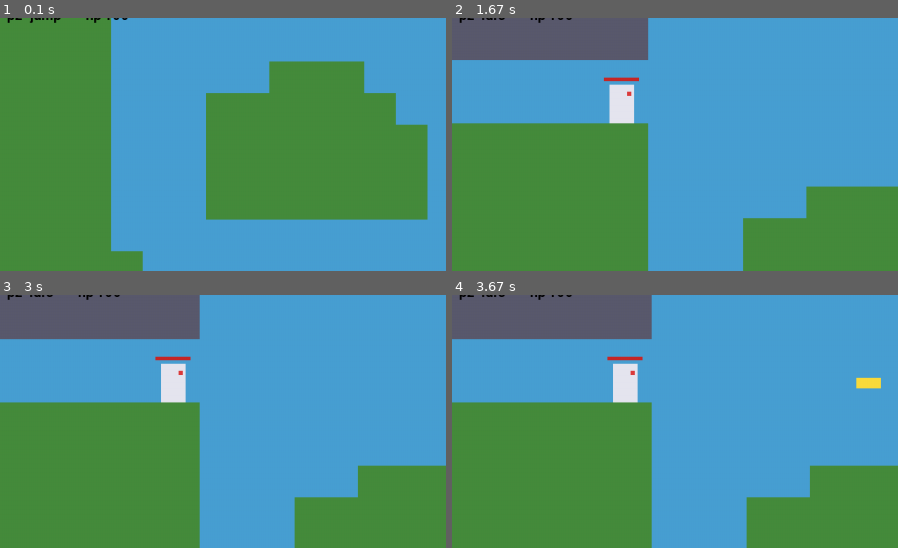
Above: before the commit, frames 1-4 (two rows, left to right).
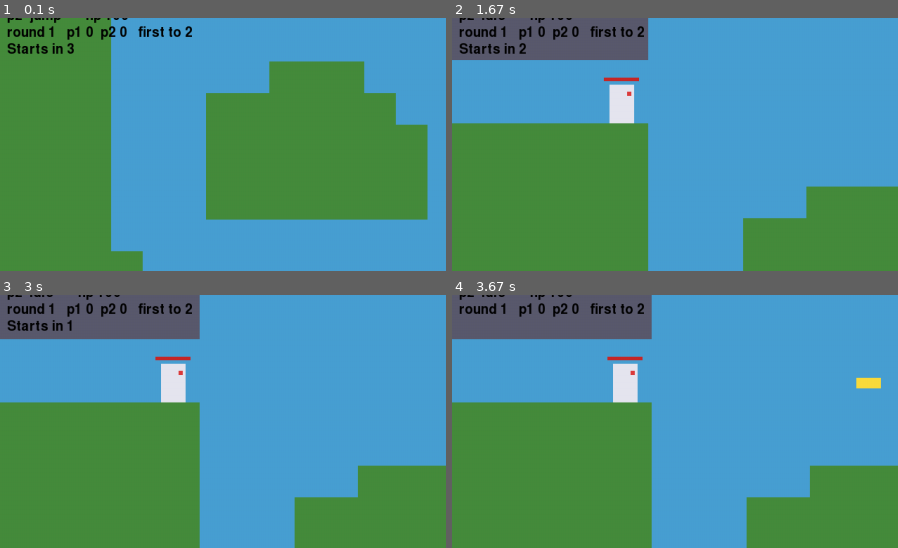
Above: after the commit, the same moments.

Repository: AymanOHM/project_gg
Game: pygame game, started from gg_client/__main__.py
Same seed, same stepped clock (60 frames per second), same inputs: the game is played once before the commit and once after it.
Inputs:
- Up to frame 1 (0.1 s): no input
- Up to frame 2 (1.67 s): no input
- Up to frame 3 (3 s): no input
- Up to frame 4 (3.67 s): tap Space at 3.4 s
The pictures show only the part of the screen within x 0-50%, y 10-60%; the shares and areas given below are measured in that part.

The runs differ from the first frame. In frame 1, 1.1% of the frame differs, in the area x 1-44%, y 3-15%; in frame 2, 1.1%; in frame 3, 1.1%; in frame 4, 0.7%.

Commit message:
feat(core): add Match with countdown, best-of-three scoring and level rotation (2.1)
Match wraps World and exposes the same step/snapshot calls, so World and
its v1 parity tests are unchanged. The debug client now plays a match.

Diff:
--- a/gg_client/__main__.py
+++ b/gg_client/__main__.py
@@ -2,7 +2,7 @@
 
 p1: A/D move, W jump, S fast fall, Space fire.
 p2: arrows move/jump/fast fall, Right Shift or / fire (numpad 4/6/8/5/0 also work).
-Enter starts a new round once one is over. Esc quits.
+A match is best of three. Enter starts a new match once one is over. Esc quits.
 
 The loop is async with one `await` per frame, which is what pygbag needs to run
 the same file in a browser.
@@ -14,7 +14,7 @@
 
 import pygame as pg
 
-from gg_core import PHASE_ROUND_OVER, FixedStep, World, load_level
+from gg_core import MATCH_OVER, FixedStep, Match, load_level
 
 from .debug_renderer import DebugRenderer
 from .keyboard import read_inputs
@@ -31,7 +31,7 @@
     level = load_level(LEVEL_PATH)
     renderer = DebugRenderer(screen)
     renderer.load_level(level)
-    world = World(level)
+    match = Match([level])
     fixed = FixedStep()
 
     frames = 0
@@ -40,18 +40,14 @@
             if event.type == pg.QUIT or (event.type == pg.KEYDOWN and event.key == pg.K_ESCAPE):
                 pg.quit()
                 return
-            if (
-                event.type == pg.KEYDOWN
-                and event.key == pg.K_RETURN
-                and world.phase == PHASE_ROUND_OVER
-            ):
-                world = World(level)
+            if event.type == pg.KEYDOWN and event.key == pg.K_RETURN and match.phase == MATCH_OVER:
+                match = Match([level])
 
         inputs = read_inputs(pg.key.get_pressed())
         for _ in range(fixed.advance(frame_timer.tick(60) / 1000)):
-            world.step(inputs)
+            match.step(inputs)
 
-        renderer.draw(world.snapshot(), fixed.alpha)
+        renderer.draw(match.snapshot(), fixed.alpha)
         pg.display.flip()
         frames += 1
         await asyncio.sleep(0)
--- a/gg_client/debug_renderer.py
+++ b/gg_client/debug_renderer.py
@@ -61,8 +61,17 @@
 
         lines = [f"tick {snapshot['tick']}"]
         lines += [f"{p['id']}  {p['action']:<10} hp {p['health']}" for p in players]
-        if snapshot["phase"] == "round_over":
-            result = f"{snapshot['winner']} wins" if snapshot["winner"] else "draw"
-            lines.append(f"Round over: {result}. Enter = new round, Esc = quit")
+        match = snapshot.get("match")  # absent when drawing a bare World
+        if match:
+            score = "  ".join(f"{pid} {won}" for pid, won in match["scores"].items())
+            lines.append(f"round {match['round']}   {score}   first to {match['rounds_to_win']}")
+            if match["phase"] == "countdown":
+                lines.append(f"Starts in {match['ticks_left'] // 60 + 1}")
+            elif match["phase"] == "round_over":
+                lines.append(f"Round to {snapshot['winner'] or 'nobody (draw)'}")
+            elif match["phase"] == "match_over":
+                lines.append(f"{match['winner']} wins the match. Enter = new match, Esc = quit")
+        elif snapshot["phase"] == "round_over":
+            lines.append(f"Round over: {snapshot['winner'] or 'draw'}")
         for i, line in enumerate(lines):
             screen.blit(self.font.render(line, True, (0, 0, 0)), (10, 10 + 24 * i))
--- a/gg_core/__init__.py
+++ b/gg_core/__init__.py
@@ -3,9 +3,14 @@
 from .clock import FixedStep
 from .inputs import NO_INPUT, PlayerInput
 from .level import Level, LevelError, load_level
+from .match import MATCH_COUNTDOWN, MATCH_OVER, MATCH_PLAYING, MATCH_ROUND_OVER, Match
 from .world import PHASE_PLAYING, PHASE_ROUND_OVER, SNAPSHOT_VERSION, World
 
 __all__ = [
+    "MATCH_COUNTDOWN",
+    "MATCH_OVER",
+    "MATCH_PLAYING",
+    "MATCH_ROUND_OVER",
     "NO_INPUT",
     "PHASE_PLAYING",
     "PHASE_ROUND_OVER",
@@ -13,6 +18,7 @@
     "FixedStep",
     "Level",
     "LevelError",
+    "Match",
     "PlayerInput",
     "World",
     "load_level",
--- /dev/null
+++ b/gg_core/match.py
@@ -0,0 +1,106 @@
+"""A match: several rounds on one or more levels, first to `rounds_to_win` wins.
+
+Match owns the flow around the rounds (countdown, pause after a round, score,
+level rotation) and leaves the rules to World. It has the same two calls as
+World, `step(inputs)` and `snapshot()`, so loops, renderers and the server can
+treat it the same way.
+"""
+
+from collections.abc import Mapping, Sequence
+
+from .constants import TICK_RATE
+from .inputs import PlayerInput
+from .level import Level
+from .world import PHASE_ROUND_OVER, World
+
+MATCH_COUNTDOWN = "countdown"
+MATCH_PLAYING = "playing"
+MATCH_ROUND_OVER = "round_over"
+MATCH_OVER = "match_over"
+
+_NO_INPUTS: Mapping[str, PlayerInput] = {}
+
+
+class Match:
+    def __init__(
+        self,
+        levels: Sequence[Level],
+        rounds_to_win: int = 2,  # best of 3
+        countdown_ticks: int = 3 * TICK_RATE,
+        round_over_ticks: int = 2 * TICK_RATE,
+        player_ids: tuple[str, ...] = ("p1", "p2"),
+    ):
+        if not levels:
+            raise ValueError("a match needs at least one level")
+        if rounds_to_win < 1:
+            raise ValueError("rounds_to_win must be at least 1")
+        self.levels = tuple(levels)
+        self.rounds_to_win = rounds_to_win
+        self.countdown_ticks = countdown_ticks
+        self.round_over_ticks = round_over_ticks
+        self.player_ids = player_ids
+        self.scores = dict.fromkeys(player_ids, 0)
+        self.round = 0  # 1 for the first round
+        self.winner: str | None = None  # the match winner, once phase is match_over
+        self.tick = 0
+        self._start_round()
+
+    @property
+    def level(self) -> Level:
+        """The level of the current round. Levels rotate in the order given."""
+        return self.levels[(self.round - 1) % len(self.levels)]
+
+    def step(self, inputs: Mapping[str, PlayerInput]) -> None:
+        """Advance the match by one tick. Does nothing once the match is over."""
+        if self.phase == MATCH_OVER:
+            return
+        self.tick += 1
+
+        if self.phase == MATCH_COUNTDOWN:
+            # The world runs with nothing held, so players drop onto the level
+            # and stand still until the countdown ends.
+            self.world.step(_NO_INPUTS)
+            self._timer -= 1
+            if self._timer <= 0:
+                self.phase = MATCH_PLAYING
+
+        elif self.phase == MATCH_PLAYING:
+            self.world.step(inputs)
+            if self.world.phase == PHASE_ROUND_OVER:
+                if self.world.winner is not None:  # a draw scores for nobody
+                    self.scores[self.world.winner] += 1
+                self.phase = MATCH_ROUND_OVER
+                self._timer = self.round_over_ticks
+
+        elif self.phase == MATCH_ROUND_OVER:
+            self._timer -= 1
+            if self._timer <= 0:
+                leader = max(self.scores, key=self.scores.get)
+                if self.scores[leader] >= self.rounds_to_win:
+                    self.winner = leader
+                    self.phase = MATCH_OVER
+                else:
+                    self._start_round()
+
+    def snapshot(self) -> dict:
+        """The world's snapshot plus a "match" object. See docs/adr/002-core-interfaces.md."""
+        snap = self.world.snapshot()
+        snap["match"] = {
+            "phase": self.phase,
+            "tick": self.tick,
+            "round": self.round,
+            "level": self.level.name,
+            "scores": dict(self.scores),
+            "rounds_to_win": self.rounds_to_win,
+            "ticks_left": self._timer if self.phase in (MATCH_COUNTDOWN, MATCH_ROUND_OVER) else 0,
+            "winner": self.winner,
+        }
+        return snap
+
+    def _start_round(self) -> None:
+        self.round += 1
+        self.world = World(self.level, self.player_ids)
+        self.phase = MATCH_COUNTDOWN
+        self._timer = self.countdown_ticks
+        if self._timer <= 0:
+            self.phase = MATCH_PLAYING
--- a/tests/test_client_smoke.py
+++ b/tests/test_client_smoke.py
@@ -11,7 +11,7 @@
 from gg_client.__main__ import LEVEL_PATH, main  # noqa: E402
 from gg_client.debug_renderer import SKY, DebugRenderer  # noqa: E402
 from gg_client.keyboard import KEYMAP, read_inputs  # noqa: E402
-from gg_core import PlayerInput, World, load_level  # noqa: E402
+from gg_core import Match, PlayerInput, World, load_level  # noqa: E402
 
 
 def test_main_loop_runs_frames_headless():
@@ -41,3 +41,17 @@
     inputs = read_inputs(pressed)
     assert inputs["p1"] == PlayerInput(left=True, fire=True)
     assert inputs["p2"] == PlayerInput(jump=True)
+
+
+def test_debug_renderer_draws_every_match_phase():
+    pg.init()
+    renderer = DebugRenderer(pg.Surface((1280, 720)))
+    level = load_level(LEVEL_PATH)
+    renderer.load_level(level)
+    match = Match([level], rounds_to_win=1, countdown_ticks=2, round_over_ticks=2)
+    seen = set()
+    for tick in range(2000):
+        seen.add(match.phase)
+        renderer.draw(match.snapshot())
+        match.step({"p1": PlayerInput(left=tick > 100)})
+    assert seen == {"countdown", "playing", "round_over", "match_over"}
--- /dev/null
+++ b/tests/test_match.py
@@ -0,0 +1,140 @@
+import json
+from pathlib import Path
+
+import pytest
+
+from gg_core import (
+    MATCH_COUNTDOWN,
+    MATCH_OVER,
+    MATCH_PLAYING,
+    MATCH_ROUND_OVER,
+    Level,
+    Match,
+    PlayerInput,
+    load_level,
+)
+from gg_core.bots import RandomBot
+
+ARENA = load_level(Path(__file__).resolve().parent.parent / "data/levels/arena.json")
+RIGHT = PlayerInput(right=True)
+
+
+def pit(name):
+    """A level where p1 stands on a floor and p2 has nothing under it."""
+    return Level.from_dict(
+        {
+            "format": 1,
+            "name": name,
+            "tile_size": 45,
+            "spawns": {"p1": [0, 45], "p2": [900, 45]},
+            "tiles": [{"x": x, "y": 0, "type": "grass", "variant": 0} for x in range(-2, 3)],
+        }
+    )
+
+
+def run_until(match, phase, inputs=None, limit=5000):
+    for _ in range(limit):
+        if match.phase == phase:
+            return
+        match.step(inputs or {})
+    raise AssertionError(f"never reached {phase}; stuck in {match.phase}")
+
+
+def test_inputs_are_ignored_during_the_countdown():
+    match = Match([ARENA], countdown_ticks=180)
+    for _ in range(180):
+        assert match.phase == MATCH_COUNTDOWN
+        match.step({"p1": PlayerInput(right=True, fire=True, jump=True)})
+    assert match.phase == MATCH_PLAYING
+    p1 = match.snapshot()["players"][0]
+    assert (p1["x"], p1["y"]) == (80, 720)  # dropped onto the level, did not walk
+    assert match.snapshot()["bullets"] == []
+    match.step({"p1": RIGHT})
+    assert match.snapshot()["players"][0]["x"] == 86
+
+
+def test_countdown_reports_ticks_left():
+    match = Match([ARENA], countdown_ticks=180)
+    assert match.snapshot()["match"]["ticks_left"] == 180
+    match.step({})
+    assert match.snapshot()["match"]["ticks_left"] == 179
+
+
+def test_best_of_three_is_won_by_the_first_to_two_rounds():
+    match = Match([pit("a")], rounds_to_win=2, countdown_ticks=10, round_over_ticks=5)
+    run_until(match, MATCH_ROUND_OVER)
+    assert match.scores == {"p1": 1, "p2": 0} and match.round == 1 and match.winner is None
+    run_until(match, MATCH_COUNTDOWN)
+    assert match.round == 2
+    run_until(match, MATCH_OVER)
+    assert match.scores == {"p1": 2, "p2": 0} and match.round == 2
+    assert match.winner == "p1"
+
+
+def test_a_draw_scores_for_nobody_and_the_match_goes_on():
+    both_fall = Level.from_dict(
+        {**pit("void").to_dict(), "spawns": {"p1": [900, 45], "p2": [950, 45]}}
+    )
+    match = Match([both_fall], rounds_to_win=1, countdown_ticks=0, round_over_ticks=1)
+    run_until(match, MATCH_ROUND_OVER)
+    assert match.scores == {"p1": 0, "p2": 0}
+    run_until(match, MATCH_PLAYING)
+    assert match.round == 2 and match.winner is None
+
+
+def test_levels_rotate_each_round():
+    match = Match([pit("a"), pit("b")], rounds_to_win=3, countdown_ticks=1, round_over_ticks=1)
+    names = []
+    while match.phase != MATCH_OVER:
+        if not names or names[-1][0] != match.round:
+            names.append((match.round, match.snapshot()["match"]["level"]))
+        match.step({})
+    assert names == [(1, "a"), (2, "b"), (3, "a")]
+
+
+def test_step_does_nothing_after_the_match_is_over():
+    match = Match([pit("a")], rounds_to_win=1, countdown_ticks=1, round_over_ticks=1)
+    run_until(match, MATCH_OVER)
+    before = match.snapshot()
+    match.step({"p1": RIGHT})
+    assert match.snapshot() == before
+
+
+def test_snapshot_is_the_world_snapshot_plus_a_match_object():
+    match = Match([ARENA])
+    snap = match.snapshot()
+    assert json.loads(json.dumps(snap)) == snap
+    assert {k: v for k, v in snap.items() if k != "match"} == match.world.snapshot()
+    assert snap["match"] == {
+        "phase": "countdown",
+        "tick": 0,
+        "round": 1,
+        "level": "arena",
+        "scores": {"p1": 0, "p2": 0},
+        "rounds_to_win": 2,
+        "ticks_left": 180,
+        "winner": None,
+    }
+
+
+def test_a_full_match_between_bots_finishes_and_is_repeatable():
+    def play():
+        bots = {"p1": RandomBot(1), "p2": RandomBot(2)}
+        match = Match([ARENA])
+        run = []
+        for _ in range(60_000):
+            if match.phase == MATCH_OVER:
+                break
+            match.step({pid: bot.next_input() for pid, bot in bots.items()})
+            run.append(match.snapshot()["match"]["scores"])
+        return match.phase, match.winner, run[-1], len(run)
+
+    first = play()
+    assert first[0] == MATCH_OVER and first[1] in {"p1", "p2"}
+    assert first == play()
+
+
+@pytest.mark.parametrize("kwargs", [{"levels": []}, {"levels": [ARENA], "rounds_to_win": 0}])
+def test_invalid_matches_are_rejected(kwargs):
+    with pytest.raises(ValueError):
+        Match(**kwargs)
Not shown, changed: ReadMe.md
Not shown, changed: CLAUDE.md
Not shown, changed: docs/HANDOFF.md
Not shown, changed: docs/adr/002-core-interfaces.md
